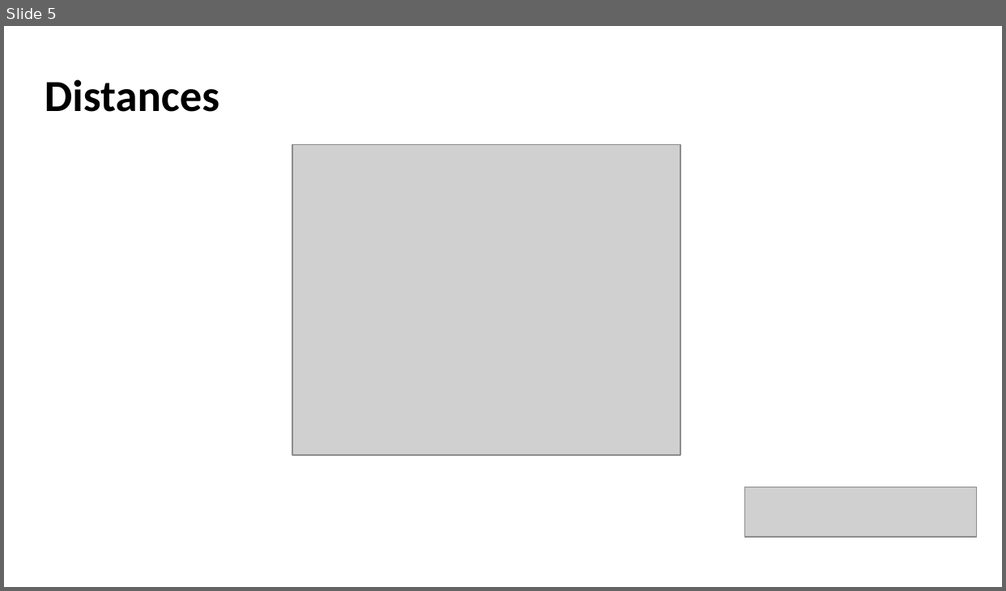
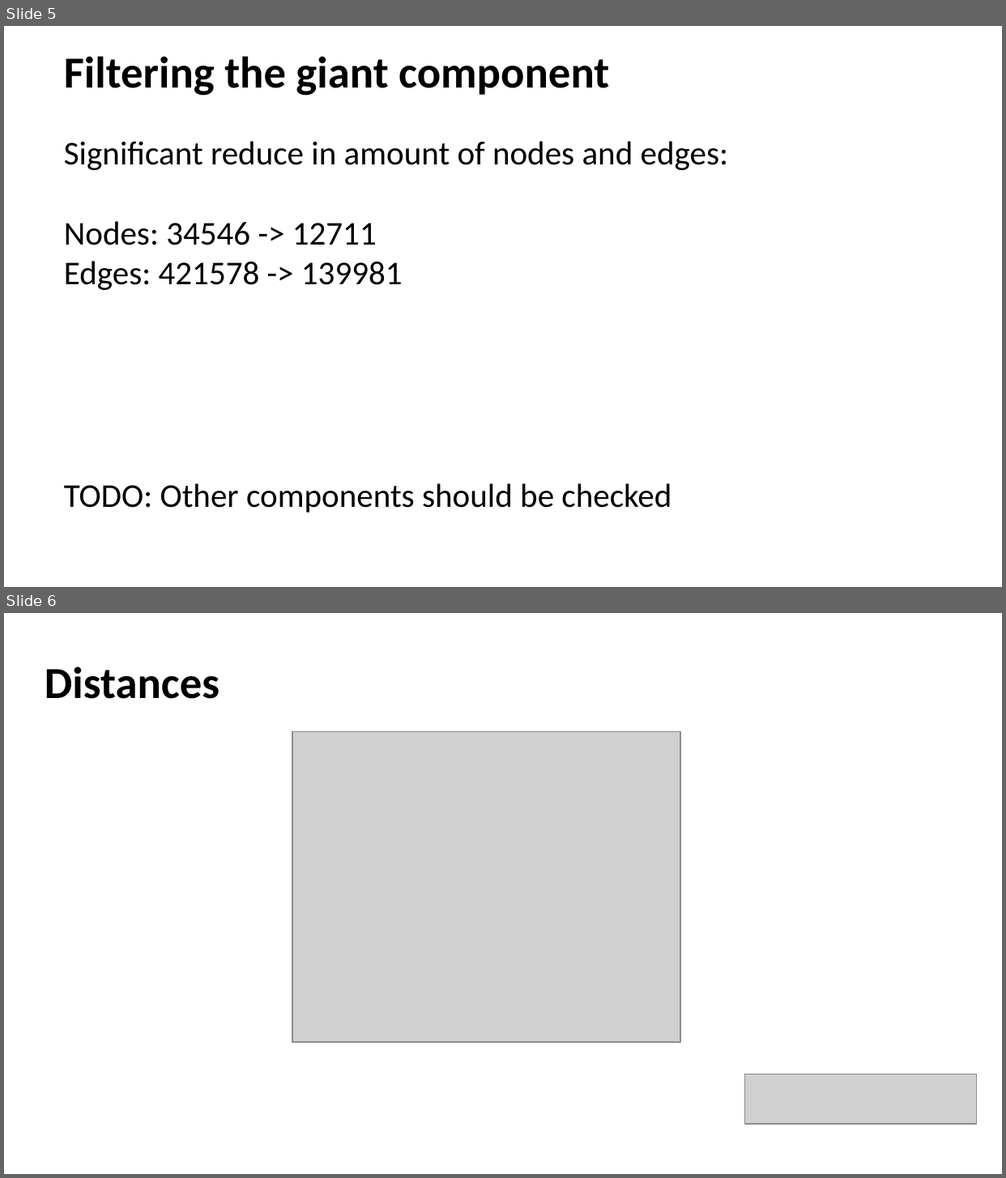
Before and after one commit to JessikaSmith/Complex-System-Simulation, a slide deck: Project/Coursework_ip.pptx. Shown one above the other, each under a label of ours: slide 5 before the commit, slides 5 and 6 after it. The pictures are 1006x591 and 1006x1178 pixels, drawn with LibreOffice and Linux fonts; fonts in the diff are those of the drawing; grey boxes stand for pictures. Boxes give left, top, right and bottom in pixels: in the first picture for what was removed or moved away, otherwise in the second. Text is boxed around its words. In the diff, an @@ line names an element or a change of style, - is before the commit and + after.

Commit message:
giant component filtered + minor changes

```diff
--- a/Project/Coursework_ip.pptx
+++ b/Project/Coursework_ip.pptx
@@ slide 5 added at <box>4,26,1002,587</box>, background #FFFFFF @@
@@ text added at <box>64,56,609,96</box>, 32 pt, text #000000, bold @@
+Filtering the giant component
@@ text added at <box>64,141,728,290</box>, 24 pt, text #000000 @@
+Significant reduce in amount of nodes and edges:
+Nodes: 34546 -> 12711
+Edges: 421578 -> 139981
@@ text added at <box>64,484,671,513</box>, 24 pt, text #000000 @@
+TODO: Other components should be checked
@@ what was slide 5 is now slide 6 @@
```
Also in this commit, not shown: 1 slide changed, 4 other files.
